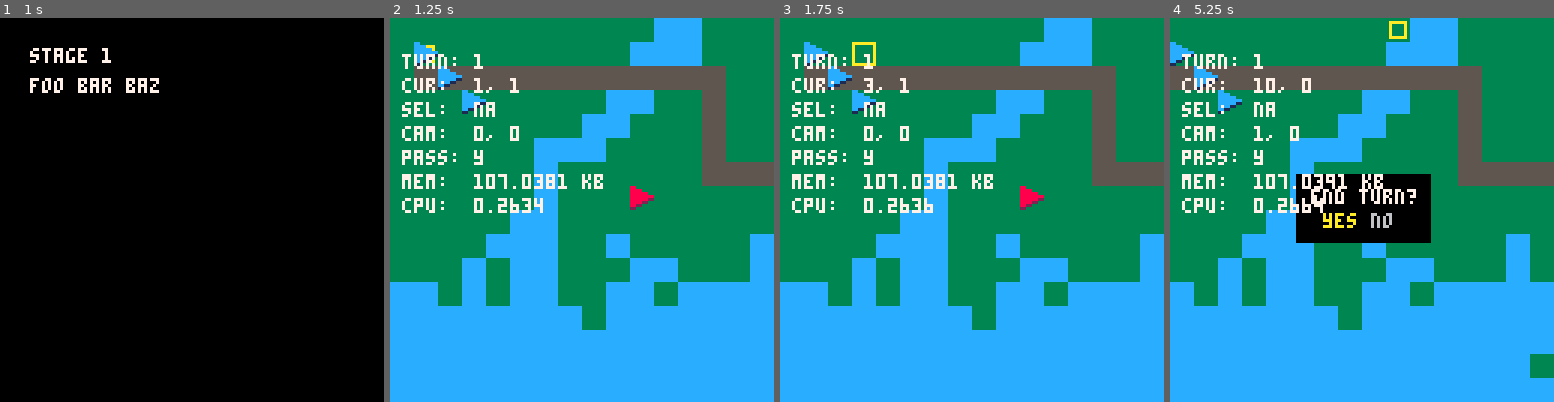
Above: before the commit, frames 1-4 (left to right).
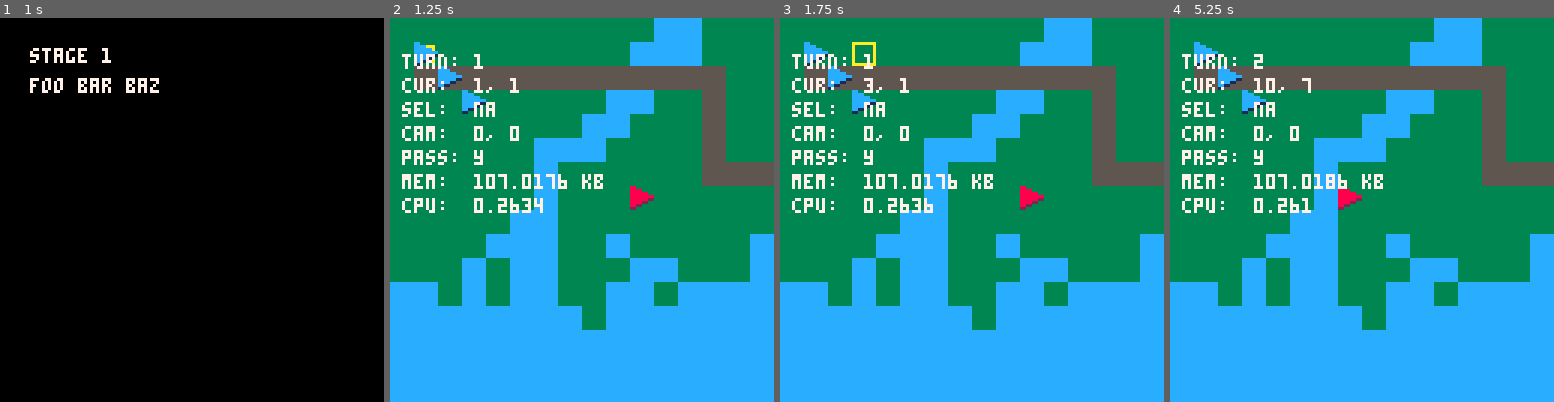
Above: after the commit, the same moments.

Repository: chrisallenlane/balance-of-power
Game: PICO-8 cartridge balance-of-power.p8
Two runs of this game, one before a commit and one after it. Both use one fixed random seed, a clock stepped at 60 frames per second and the inputs below.
Inputs:
- Up to frame 1 (1 s): tap X (X key) at 0.33 s; tap O (Z key) at 0.7 s
- Up to frame 2 (1.25 s): tap X (X key) at 1.07 s
- Up to frame 3 (1.75 s): hold Right from 1.6 s (still down); tap O (Z key) at 1.7 s
- Up to frame 4 (5.25 s): tap X (X key) every 1.12 s from 1.85 to 5.2 s; release Right at 2.1 s; tap O (Z key) every 0.4 s from 2.1 to 4.9 s; hold Up 2.15-2.42 s; hold Right 2.47-3.03 s; hold Left 3.08-3.58 s; hold Down 3.63-3.97 s; hold Right 4.02-4.68 s; hold Up 4.73-5.03 s; hold Left from 5.08 s (still down)

Frame 1 is identical in both runs. In frame 2, 0.1% of the frame differs, in the area x 38-47%, y 40-45%; in frame 3, 0.1%; in frame 4, 25%, in the area x 0-100%, y 0-94%.

Commit message:
refactor(menu-turn-end): minor changes
- Replace several instances of `btnp` with `btn` where appropriate

- Refactor `draw` method to exit early (removing nesting inside an `if`
  block)

Diff:
--- a/src/menu-turn-end.lua
+++ b/src/menu-turn-end.lua
@@ -12,34 +12,35 @@
     end
 
     -- selection: "yes"
-    if btnp(5) and self.sel == 1 then
+    if btn(5) and self.sel == 1 then
         Turn:turn_end()
         self.vis = false
 
         -- selection: "no"
-    elseif btnp(4) or (btnp(5) and self.sel == 2) then
+    elseif btn(4) or (btn(5) and self.sel == 2) then
         self.vis = false
     end
 end
 
 -- draw the "end turn" menu
 function MenuTurnEnd:draw()
-    if self.vis then
-        -- offset the menu location to align with the camera
-        local padx = Camera.px.x
-        local pady = Camera.px.y
+    -- exit early if the menu is not visible
+    if not self.vis then return end
 
-        -- draw the menu
-        rectfill(42 + padx, 52 + pady, 86 + padx, 74 + pady, 0)
-        print("end turn?", 47 + padx, 57 + pady, 7)
+    -- offset the menu location to align with the camera
+    local padx = Camera.px.x
+    local pady = Camera.px.y
 
-        -- highlight the selected option
-        if self.sel == 1 then
-            print("yes", 51 + padx, 65 + pady, 10)
-            print("no", 67 + padx, 65 + pady, 6)
-        else
-            print("yes", 51 + padx, 65 + pady, 6)
-            print("no", 67 + padx, 65 + pady, 10)
-        end
+    -- draw the menu
+    rectfill(42 + padx, 52 + pady, 86 + padx, 74 + pady, 0)
+    print("end turn?", 47 + padx, 57 + pady, 7)
+
+    -- highlight the selected option
+    if self.sel == 1 then
+        print("yes", 51 + padx, 65 + pady, 10)
+        print("no", 67 + padx, 65 + pady, 6)
+    else
+        print("yes", 51 + padx, 65 + pady, 6)
+        print("no", 67 + padx, 65 + pady, 10)
     end
 end
